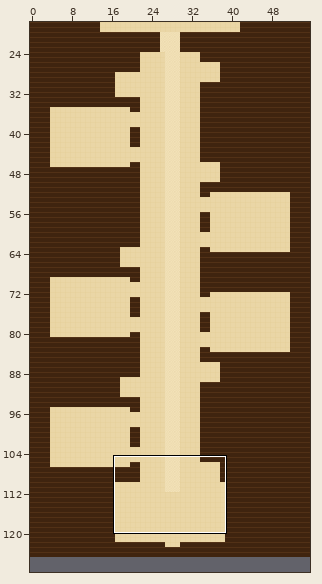
Tiled map (JSON) -- maps/rank18.tmj. The picture above shows the old version from afar; the outline marks the close-up.
Close-up. First the earlier version:
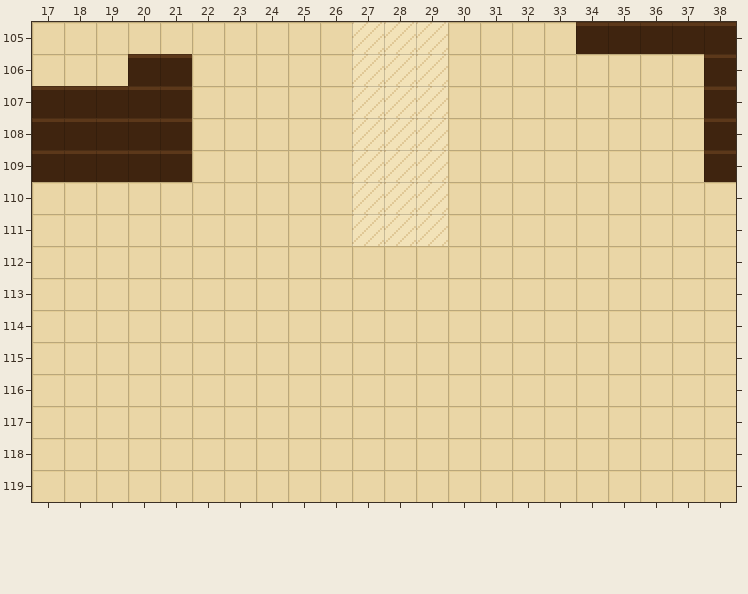
Cells are 16x16 px. Shown: x 17..38, y 105..119. The commit also changed other parts of the map, which this record leaves out. The old version is drawn lined up with the new one.
After:
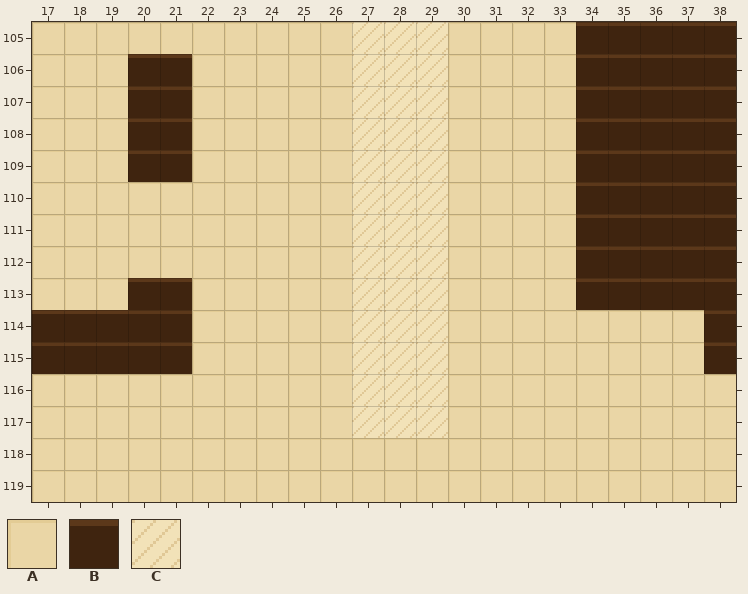
Key: from "draft": A 0, B 1, C 5.
_ is an empty cell.
Difference:
map size 56x123 -> 56x131 cells (old content now starts at 0,2; both pictures use the new coordinates)
Layer "ground":
y 106: x 34..37 AAAA -> BBBB
y 107..109: x 17..19 BBB -> AAA; x 34..37 AAAA -> BBBB
y 110..111: x 34..38 AAAAA -> BBBBB
y 112: x 27..29 AAA -> CCC; x 34..38 AAAAA -> BBBBB
y 113: x 20..21 AA -> BB; x 27..29 AAA -> CCC; x 34..38 AAAAA -> BBBBB
y 114..115: x 17..21 AAAAA -> BBBBB; x 27..29 AAA -> CCC; x 38 A -> B
y 116..117: x 27..29 AAA -> CCC
Where, in picture pixels (left, top, right, bottom), the same in both close-ups:
changed: (576, 54, 736, 374)
changed: (32, 86, 128, 182)
changed: (352, 246, 448, 438)
changed: (32, 278, 192, 374)
